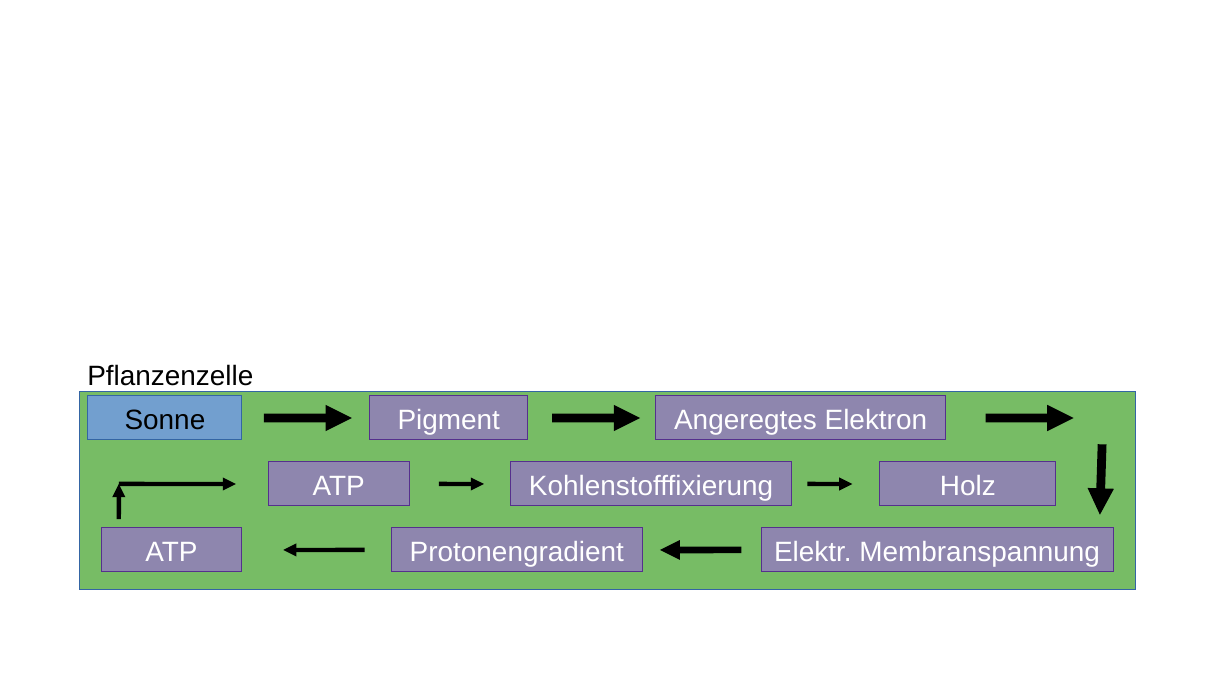
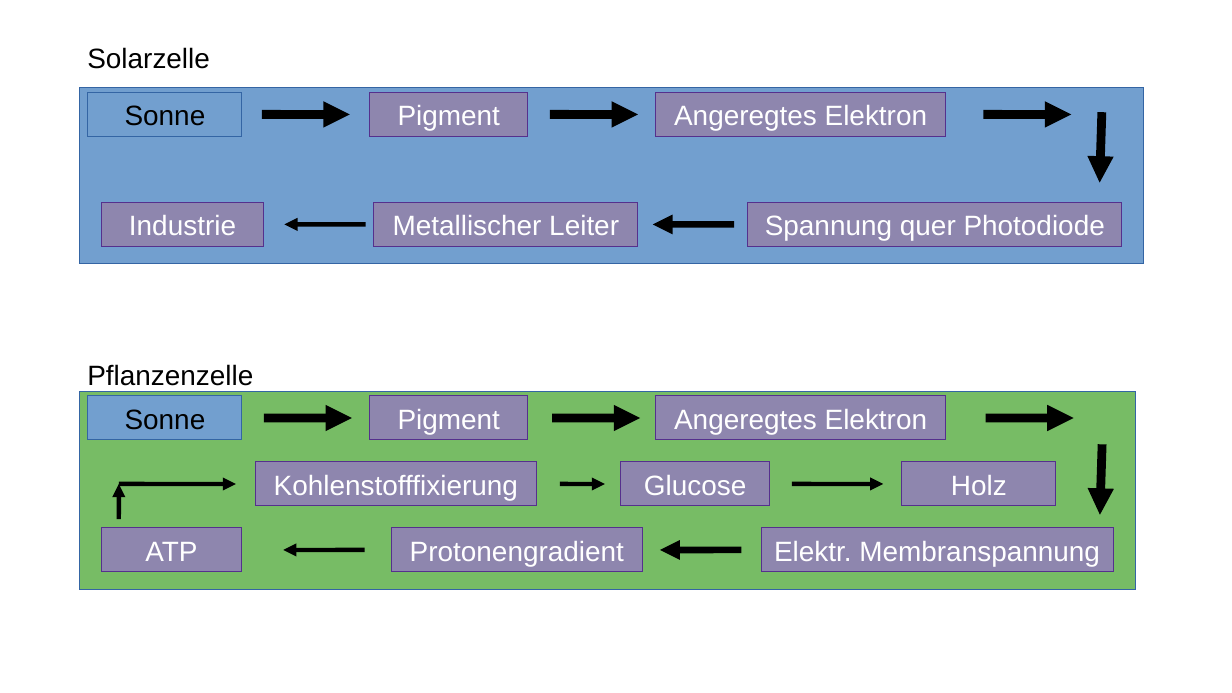
Before and after one commit to a8767c36/Energie, a slide deck: slide 3 of Energie Strukturen.odp. Drawn at 1232x693 pixels with LibreOffice and Linux fonts; fonts in the diff are those of the drawing. Boxes give left, top, right and bottom in pixels: in the first picture for what was removed or moved away, otherwise in the second. Text is boxed around its words. In the diff, an @@ line names an element or a change of style, - is before the commit and + after.

```diff
--- a/Energie Strukturen.odp
+++ b/Energie Strukturen.odp
@@ text added at <box>87,47,210,69</box>, 18 pt, text #000000 @@
+Solarzelle
@@ rectangle added at <box>79,88,1145,264</box>, fill #729FCF, outline #3465A4 0 pt @@
@@ rectangle added at <box>88,93,243,136</box>, fill #729FCF, outline #3465A4 0 pt, 18 pt, text #000000 @@
+Sonne
@@ arrow added from (262, 114) to (350, 114), #000000 5.67 pt @@
@@ rectangle added at <box>370,93,529,136</box>, fill #8E86AE, outline #55308D 0 pt, 18 pt, text #FFFFFF @@
+Pigment
@@ arrow added from (550, 114) to (638, 114), #000000 5.67 pt @@
@@ rectangle added at <box>656,93,947,136</box>, fill #8E86AE, outline #55308D 0 pt, 18 pt, text #FFFFFF @@
+Angeregtes Elektron
@@ arrow added from (984, 114) to (1072, 114), #000000 5.67 pt @@
@@ arrow added from (1102, 112) to (1100, 182), #000000 5.67 pt @@
@@ rectangle added at <box>102,202,265,246</box>, fill #8E86AE, outline #55308D 0 pt, 18 pt, text #FFFFFF @@
+Industrie
@@ rectangle added at <box>375,202,638,246</box>, fill #8E86AE, outline #55308D 0 pt, 18 pt, text #FFFFFF @@
+Metallischer Leiter
@@ rectangle added at <box>748,202,1122,246</box>, fill #8E86AE, outline #55308D 0 pt, 18 pt, text #FFFFFF @@
+Spannung quer Photodiode
@@ arrow added from (366, 225) to (284, 225), #000000 2.83 pt @@
@@ arrow added from (735, 225) to (653, 225), #000000 4.25 pt @@
@@ rectangle "Kohlenstofffixierung": place and size @@
-rectangle "Kohlenstofffixierung" at <box>511,462,793,505</box>
+rectangle "Kohlenstofffixierung" at <box>255,462,537,505</box>
@@ rectangle removed at <box>268,462,409,505</box> @@
-ATP
@@ rectangle added at <box>620,462,770,505</box>, fill #8E86AE, outline #55308D 0 pt, 18 pt, text #FFFFFF @@
+Glucose
@@ rectangle "Holz": place and size @@
-rectangle "Holz" at <box>880,462,1055,505</box>
+rectangle "Holz" at <box>902,462,1056,505</box>
@@ arrow moved from (439, 484) - (484, 484) to (560, 484) - (605, 484) @@
@@ arrow moved from (807, 484) - (853, 484) to (793, 484) - (883, 484) @@
```
Also in this commit, not shown: 1 other file.
